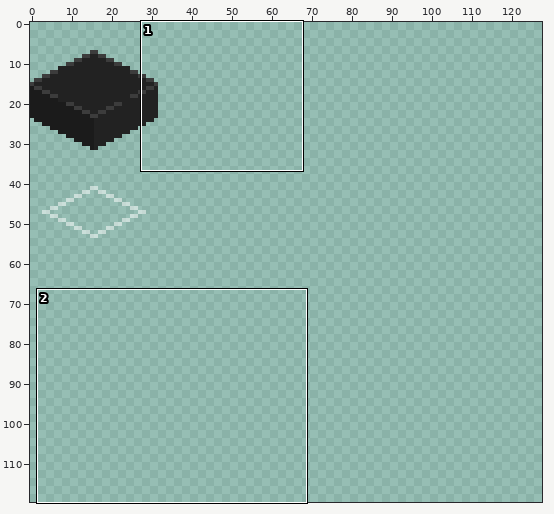
Two versions of one pixel-art file, electricoon/Graphics/tiles.aseprite. The picture above shows the old version from afar; the outline marks the close-up.
Close-up. Before:
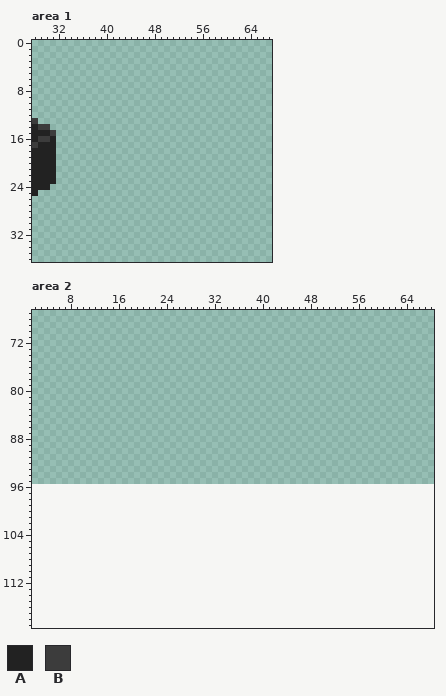
96x96 pixels, 1 frame. Colours within 5 levels of each other are drawn and written as one. Shown: area 1: x 28..67, y 0..36; area 2: x 2..68, y 67..119. The old version is drawn lined up with the new one, on the new canvas. The wide view leaves out empty margins. The commit also changed other parts of the picture, which this record leaves out.
Visible layers, top first: "Layer 2" opacity 50%, "Layer 1".
Palette (. is transparent): A #222222  B #3c3c3c
Pixels before, area 1, first column x 28:
13 B...
14 ABB.
15 AAAB
16 ABBA
17 BAAA
18 AAAA
19 AAAA
20 AAAA
21 AAAA
22 AAAA
23 AAAA
24 AAA.
25 A...
Pixels before, area 2 (only the part around the change), first column x 2:
 67 ...................................................................
 68 ...................................................................
 69 ...................................................................
 70 ...................................................................
 71 ...................................................................
 72 ...................................................................
 73 ...................................................................
 74 ...................................................................
 75 ...................................................................
 76 ...................................................................
 77 ...................................................................
 78 ...................................................................
 79 ...................................................................
 80 ...................................................................
 81 ...................................................................
 82 ...................................................................
 83 ...................................................................
 84 ...................................................................
 85 ...................................................................
 86 ...................................................................
 87 ...................................................................
 88 ...................................................................
 89 ...................................................................
 90 ...................................................................
 91 ...................................................................
 92 ...................................................................
 93 ...................................................................
 94 ...................................................................
 95 ...................................................................
 96 ...................................................................
 97 ...................................................................
 98 ...................................................................
 99 ...................................................................
100 ...................................................................
101 ...................................................................
102 ...................................................................
103 ...................................................................
104 ...................................................................
105 ...................................................................
106 ...................................................................
107 ...................................................................
108 ...................................................................
109 ...................................................................
110 ...................................................................
111 ...................................................................
112 ...................................................................
113 ...................................................................
114 ...................................................................
115 ...................................................................
116 ...................................................................
117 ...................................................................
118 ...................................................................
The same view after the edit:
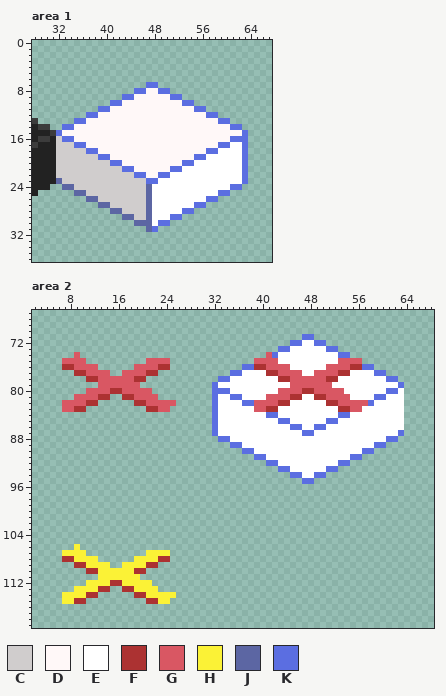
Colours new in this view: C #d0cdcd  D #fff8f8  E #ffffff  F #ac3232  G #d95763  H #fbf236  J #5c66a3  K #5b6ee1
Difference:
canvas 96x96 -> 128x128
Area 1:
y 7: x 47..48 .. -> KK
y 8: x 45..50 ...... -> KKDDKK
y 9: x 43..52 .......... -> KKDDDDDDKK
y 10: x 41..54 .............. -> KKDDDDDDDDDDKK
y 11: x 39..56 .................. -> KKDDDDDDDDDDDDDDKK
y 12: x 37..58 ...................... -> KKDDDDDDDDDDDDDDDDDDKK
y 13: x 35..60 .......................... -> KKDDDDDDDDDDDDDDDDDDDDDDKK
y 14: x 33..62 .............................. -> KKDDDDDDDDDDDDDDDDDDDDDDDDDDKK
y 15: x 32..63 ................................ -> KDDDDDDDDDDDDDDDDDDDDDDDDDDDDDDK
y 16: x 32..63 ................................ -> CKKDDDDDDDDDDDDDDDDDDDDDDDDDDKKK
y 17: x 32..63 ................................ -> CCCKKDDDDDDDDDDDDDDDDDDDDDDKKEEK
y 18: x 32..63 ................................ -> CCCCCKKDDDDDDDDDDDDDDDDDDKKEEEEK
y 19: x 32..63 ................................ -> CCCCCCCKKDDDDDDDDDDDDDDKKEEEEEEK
y 20: x 32..63 ................................ -> CCCCCCCCCKKDDDDDDDDDDKKEEEEEEEEK
y 21: x 32..63 ................................ -> CCCCCCCCCCCKKDDDDDDKKEEEEEEEEEEK
y 22: x 32..63 ................................ -> CCCCCCCCCCCCCKKDDKKEEEEEEEEEEEEK
y 23: x 32..63 ................................ -> JCCCCCCCCCCCCCCKKEEEEEEEEEEEEEEK
y 24: x 33..62 .............................. -> JJCCCCCCCCCCCCJEEEEEEEEEEEEEKK
y 25: x 35..60 .......................... -> JJCCCCCCCCCCJEEEEEEEEEEEKK
y 26: x 37..58 ...................... -> JJCCCCCCCCJEEEEEEEEEKK
y 27: x 39..56 .................. -> JJCCCCCCJEEEEEEEKK
y 28: x 41..54 .............. -> JJCCCCJEEEEEKK
y 29: x 43..52 .......... -> JJCCJEEEKK
y 30: x 45..50 ...... -> JJJEKK
y 31: x 47..48 .. -> JK
Area 2:
y 71: x 47..48 .. -> KK
y 72: x 45..50 ...... -> KKEEKK
y 73: x 43..52 .......... -> KKEEEEEEKK
y 74: x 9 . -> G; x 41..54 .............. -> GKEEEEEEEEEEKK
y 75: x 7..10 .... -> GGGG; x 21..24 .... -> GGGG; x 39..56 .................. -> GGGGEEEEEEEEEEGGGG
y 76: x 7..12 ...... -> FFGGGG; x 19..24 ...... -> GGGGFF; x 37..58 ...................... -> KKFFGGGGEEEEEEGGGGFFKK
y 77: x 9..14 ...... -> FFGGGG; x 17..22 ...... -> GGGGFF; x 35..60 .......................... -> KKEEEEFFGGGGEEGGGGFFEEEEKK
y 78: x 11..20 .......... -> FFGGGGGGFF; x 33..62 .............................. -> KKEEEEEEEEFFGGGGGGFFEEEEEEEEKK
y 79: x 13..19 ....... -> GGGGGGG; x 32..63 ................................ -> KEEEEEEEEEEEEGGGGGGGEEEEEEEEEEEK
y 80: x 11..21 ........... -> GGGGFFGGGGG; x 32..63 ................................ -> KKKEEEEEEEEGGGGFFGGGGGEEEEEEEKKE
y 81: x 9..14 ...... -> GGGGFF; x 17..22 ...... -> FFGGGG; x 32..63 ................................ -> KEEKKEEEEGGGGFFEEFFGGGGEEEEKKEEE
y 82: x 7..12 ...... -> GGGGFF; x 19..25 ....... -> FFGGGGG; x 32..63 ................................ -> KEEEEKKGGGGFFEEEEEEFFGGGGGKEEEEE
y 83: x 7..10 .... -> GGFF; x 21..24 .... -> FFGG; x 32..63 ................................ -> KEEEEEEGGFFEEEEEEEEEEFFGGEEEEEEE
y 84: x 32..63 ................................ -> KEEEEEEEEKKEEEEEEEEEEKKEEEEEEEEE
y 85: x 32..63 ................................ -> KEEEEEEEEEEKKEEEEEEKKEEEEEEEEEEE
y 86: x 32..63 ................................ -> KEEEEEEEEEEEEKKEEKKEEEEEEEEEEEEE
y 87: x 32..63 ................................ -> KEEEEEEEEEEEEEEKKEEEEEEEEEEEEEEK
y 88: x 33..62 .............................. -> KKEEEEEEEEEEEEEEEEEEEEEEEEEEKK
y 89: x 35..60 .......................... -> KKEEEEEEEEEEEEEEEEEEEEEEKK
y 90: x 37..58 ...................... -> KKEEEEEEEEEEEEEEEEEEKK
y 91: x 39..56 .................. -> KKEEEEEEEEEEEEEEKK
y 92: x 41..54 .............. -> KKEEEEEEEEEEKK
y 93: x 43..52 .......... -> KKEEEEEEKK
y 94: x 45..50 ...... -> KKEEKK
y 95: x 47..48 .. -> KK
y 106: x 9 . -> H
y 107: x 7..10 .... -> HHHH; x 21..24 .... -> HHHH
y 108: x 7..12 ...... -> FFHHHH; x 19..24 ...... -> HHHHFF
y 109: x 9..14 ...... -> FFHHHH; x 17..22 ...... -> HHHHFF
y 110: x 11..20 .......... -> FFHHHHHHFF
y 111: x 13..19 ....... -> HHHHHHH
y 112: x 11..21 ........... -> HHHHFFHHHHH
y 113: x 9..14 ...... -> HHHHFF; x 17..22 ...... -> FFHHHH
y 114: x 7..12 ...... -> HHHHFF; x 19..25 ....... -> FFHHHHH
y 115: x 7..10 .... -> HHFF; x 21..24 .... -> FFHH
